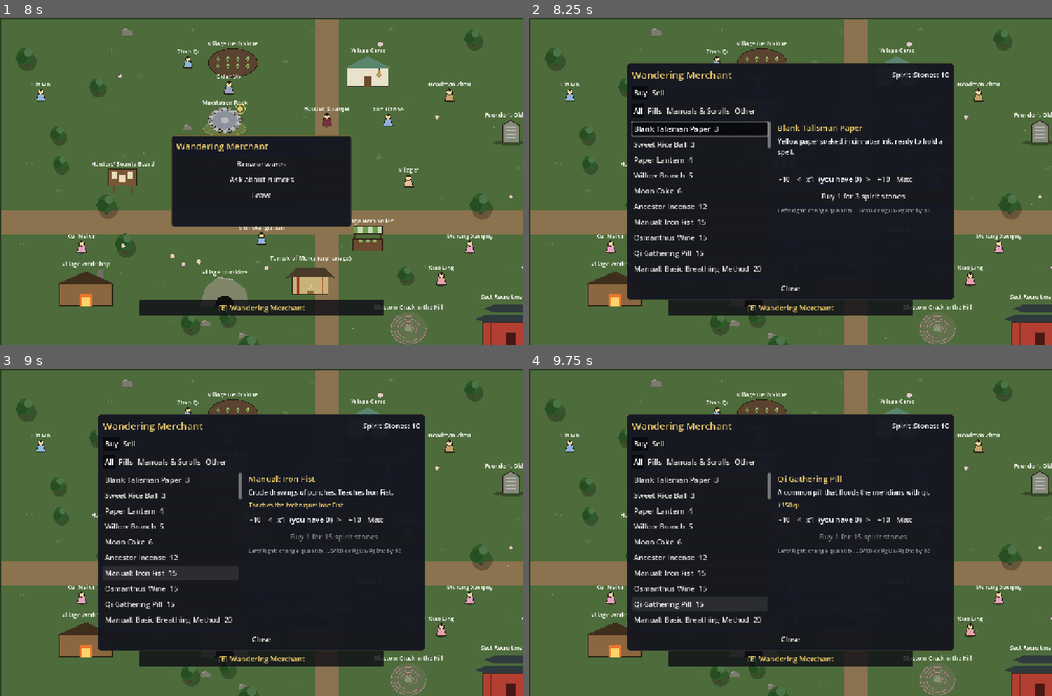
Above: before the commit, frames 1-4 (two rows, left to right).
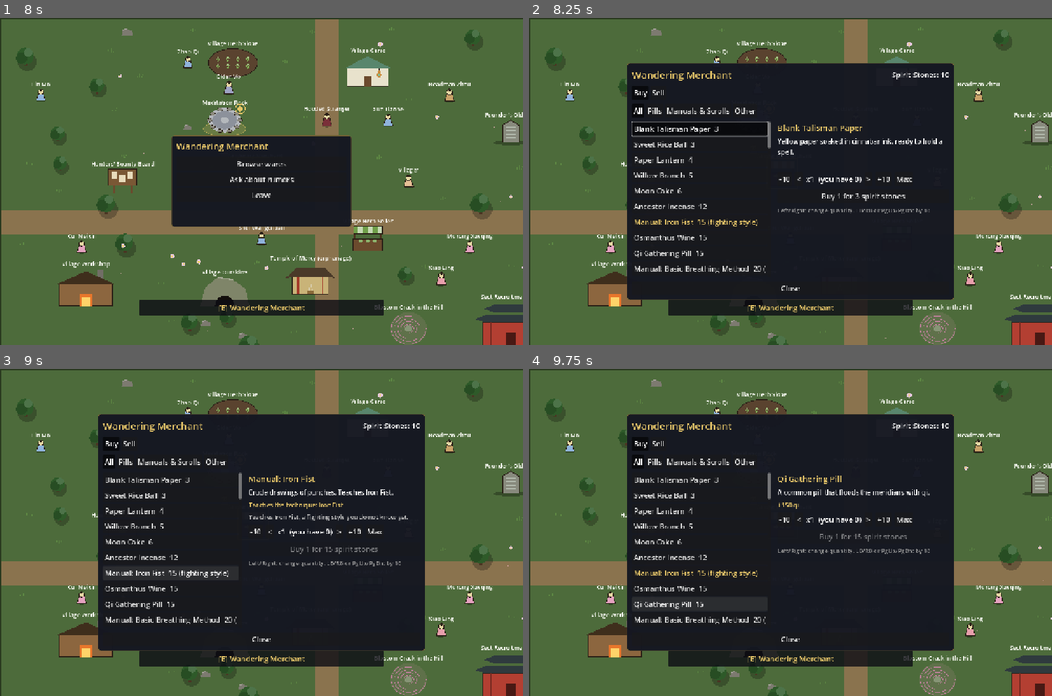
Above: after the commit, the same moments.

Repository: samridghimire/cultivation-game
Game: Godot game, scene res://src/ui/main_menu.tscn
Two runs of this game, one before a commit and one after it. Both use one fixed random seed, a clock stepped at 60 frames per second and the inputs below.
Inputs (mouse positions are in pixels of both pictures, inside the frame that each line leads up to):
- Up to frame 1 (8 s): click "New Game" at 0.5 s; click "Begin" at 1.25 s; click "Reach for it." at 2 s; click "Protect those who cannot prot…" at 2.75 s; click "What are you?" at 3.5 s; click "Why me?" at 4.25 s; click "What are you?" at 5 s; click "..." at 5.75 s; click "Set out." at 6.5 s; tap Enter at 7.25 s; move the mouse to (376, 165) at 7.27 s; hold D (move_right) from 7.28 s (still down); hold E (interact) from 7.28 s (still down); click (376, 165) at 7.42 s
- Up to frame 2 (8.25 s): release D (move_right) at 8 s; release E (interact) at 8 s; click "Browse wares" at 8 s
- Up to frame 3 (9 s): click "Manual: Iron Fist 15" (after the commit: "Manual: Iron Fist 15 (fightin…") at 8.75 s
- Up to frame 4 (9.75 s): click "Qi Gathering Pill 15" at 9.5 s

Frame 1 is identical in both runs. In frame 2, 0.2% of the frame differs, in the area x 20-46%, y 61-78%; in frame 3, 1.1%, in the area x 34-78%, y 44-78%; in frame 4, 0.2%.

Commit message:
[WU-118] Manuals in the shop say what they teach
Buy rows get (fighting style)/(known); compare text names the technique; first combat manual drawn in accent.

Co-Authored-By: Claude Sonnet 5.5 <noreply@anthropic.com>
Claude-Session: https://claude.ai/code/session_01YWc5rUYAGFySGmpeZVoURv

Diff:
--- a/src/ui/shop_screen.gd
+++ b/src/ui/shop_screen.gd
@@ -258,8 +258,54 @@
 	return 0 if price <= 0 else mini(c.item_count("spirit_stone") / price, MAX_QUANTITY)
 
 
+## The technique id an item's `learn_technique` effect names, or "" (WU-118).
+static func manual_technique(data: GameData, item_id: String) -> String:
+	var id := String(data.items.get(item_id, {}).get("effects", {}).get("learn_technique", ""))
+	return id if data.techniques.has(id) else ""
+
+
+static func kind_word(kind: String) -> String:
+	match kind:
+		"combat":
+			return "fighting style"
+		"method":
+			return "cultivation method"
+		"body":
+			return "body art"
+		"cultivation":
+			return "breathing art"
+	return kind
+
+
+## " (known)" / " (fighting style)" suffix for a manual's shop row; "" for other items.
+static func manual_note(c: CharacterData, data: GameData, item_id: String) -> String:
+	var tech_id := manual_technique(data, item_id)
+	if tech_id == "":
+		return ""
+	if Techniques.knows(c, tech_id):
+		return " (known)"
+	return " (%s)" % kind_word(data.techniques[tech_id].kind)
+
+
+## True when `item_id` is a combat manual and `c` knows no combat technique yet.
+static func is_first_combat_manual(c: CharacterData, data: GameData, item_id: String) -> bool:
+	var tech_id := manual_technique(data, item_id)
+	if tech_id == "" or data.techniques[tech_id].kind != "combat":
+		return false
+	for id in c.techniques:
+		if data.techniques.has(id) and data.techniques[id].kind == "combat":
+			return false
+	return true
+
+
 ## "Equipped: Iron Sword (+5 attack)" for whatever `c` wears in the item's slot.
 static func compare_text(c: CharacterData, data: GameData, item_id: String) -> String:
+	var tech_id := manual_technique(data, item_id)
+	if tech_id != "":
+		var tech_name: String = data.techniques[tech_id].name
+		if Techniques.knows(c, tech_id):
+			return "Teaches %s. You already know it." % tech_name
+		return "Teaches %s, a %s you do not know yet." % [tech_name, kind_word(data.techniques[tech_id].kind)]
 	if not Equipment.is_equipment(data, item_id):
 		return ""
 	var worn := String(c.equipment.get(Equipment.slot_of(data, item_id), ""))
@@ -318,10 +364,14 @@
 		var label := "%s  %d" % [data.items[item_id]["name"], price]
 		if _selling:
 			label += "  (have %d)" % p.item_count(item_id)
-		elif GameState.festival_stock(_stock_tags).has(item_id) and not Items.shop_stock(data, _max_price, _stock_tags).has(item_id):
+		else:
+			label += manual_note(p, data, item_id)
+		if not _selling and GameState.festival_stock(_stock_tags).has(item_id) and not Items.shop_stock(data, _max_price, _stock_tags).has(item_id):
 			label += " (festival)"
 		var b := UIStyle.button(label, _select.bind(item_id))
 		b.name = item_id
+		if not _selling and is_first_combat_manual(p, data, item_id):
+			b.add_theme_color_override("font_color", UIStyle.ACCENT)
 		b.alignment = HORIZONTAL_ALIGNMENT_LEFT
 		b.clip_text = true
 		b.toggle_mode = true
--- a/tests/unit/test_shop_screen.gd
+++ b/tests/unit/test_shop_screen.gd
@@ -255,3 +255,16 @@
 	ic.apply()
 	screen.queue_free()
 	gs.end_session()
+
+
+func test_manual_note_and_compare_text() -> void:
+	var c := new_character()
+	var d := data()
+	assert_eq(ShopScreen.manual_note(c, d, "manual_iron_fist"), " (fighting style)")
+	assert_eq(ShopScreen.manual_note(c, d, "qi_gathering_pill"), "")
+	assert_true(ShopScreen.is_first_combat_manual(c, d, "manual_iron_fist"))
+	assert_eq(ShopScreen.compare_text(c, d, "manual_iron_fist"), "Teaches Iron Fist, a fighting style you do not know yet.")
+	c.techniques["iron_fist"] = {"level": 1, "xp": 0.0}
+	assert_eq(ShopScreen.manual_note(c, d, "manual_iron_fist"), " (known)")
+	assert_false(ShopScreen.is_first_combat_manual(c, d, "manual_iron_fist"))
+	assert_eq(ShopScreen.compare_text(c, d, "manual_iron_fist"), "Teaches Iron Fist. You already know it.")
